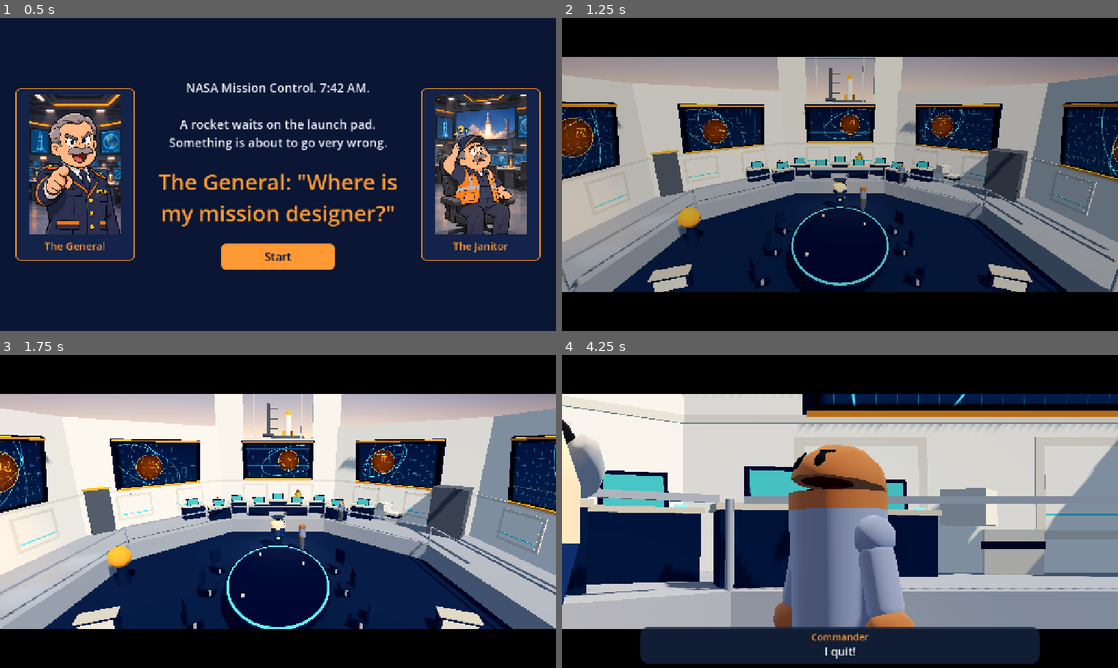
Above: before the commit, frames 1-4 (two rows, left to right).
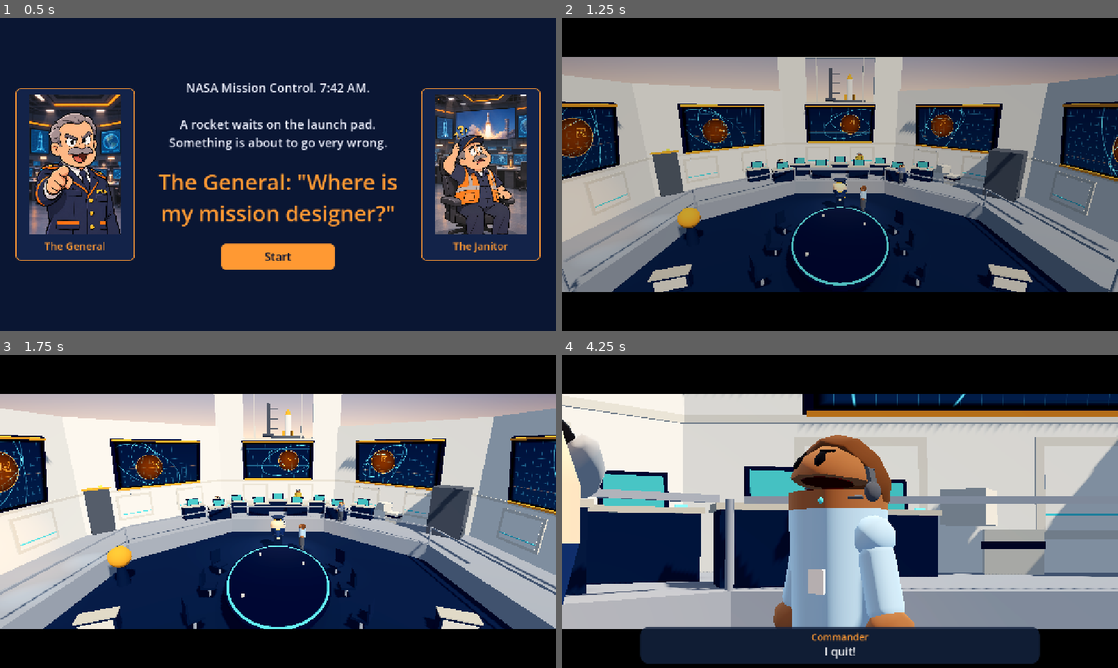
Above: after the commit, the same moments.

Repository: Kaleb-45/how-did-we-get-here
Game: Godot game, scene res://scenes/intro.tscn
Two runs of this game, one before a commit and one after it. Both use one fixed random seed, a clock stepped at 60 frames per second and the inputs below.
Inputs (mouse positions are in pixels of both pictures, inside the frame that each line leads up to):
- Up to frame 1 (0.5 s): no input
- Up to frame 2 (1.25 s): click "Start" at 0.5 s
- Up to frame 3 (1.75 s): move the mouse to (400, 495) at 1.27 s; hold D from 1.28 s (still down); tap E at 1.35 s; click (400, 495) at 1.42 s; tap Space at 1.52 s
- Up to frame 4 (4.25 s): tap Space at 1.82, 2.27, 2.57, 3.77, 4.07 s; move the mouse to (728, 527) at 2.02 s; release D at 2.03 s; hold S 2.03-2.78 s; tap Tab at 2.1, 3.6 s; move the mouse to (895, 442) at 2.77 s; hold D 2.78-3.53 s; tap E at 2.85 s; move the mouse to (812, 574) at 3.52 s; hold W from 3.53 s (still down); click (812, 574) at 3.67 s

Frame 1 is identical in both runs. In frame 2, less than 0.1% of the frame differs, in the area x 38-62%, y 42-58%; in frame 3, less than 0.1%; in frame 4, 8.3%, in the area x 39-62%, y 25-87%.
Error before the commit: Parse Error: Too many arguments for "add_mustache()" call. Expected at most 3 but received 4. (res://scripts/characters/character_janitor.gd:13)

Commit message:
Staff 1-3: short hair and headsets (shared staff script)
Co-Authored-By: Claude Opus 5.5 <noreply@anthropic.com>

Diff:
--- /dev/null
+++ b/materials/cloth_light_blue.tres
@@ -0,0 +1,6 @@
+[gd_resource type="StandardMaterial3D" format=3]
+
+[resource]
+albedo_color = Color(0.6118, 0.7686, 0.8941, 1)
+metallic_specular = 0.2
+roughness = 0.9
--- a/scenes/characters/commander.tscn
+++ b/scenes/characters/commander.tscn
@@ -2,10 +2,12 @@
 
 [ext_resource type="PackedScene" path="res://scenes/characters/character_base.tscn" id="1_base"]
 [ext_resource type="Material" path="res://materials/skin_dark.tres" id="m_skin"]
-[ext_resource type="Material" path="res://materials/cloth_commander_top.tres" id="m_top"]
+[ext_resource type="Material" path="res://materials/cloth_light_blue.tres" id="m_top"]
+[ext_resource type="Script" path="res://scripts/characters/character_commander.gd" id="2_s"]
 [ext_resource type="Material" path="res://materials/cloth_dark_gray.tres" id="m_bottom"]
 
 [node name="Character_Commander" instance=ExtResource("1_base")]
+script = ExtResource("2_s")
 height = 1.8
 top_width = 0.42
 bottom_width = 0.36
--- a/scenes/characters/staff1.tscn
+++ b/scenes/characters/staff1.tscn
@@ -1,14 +1,18 @@
 [gd_scene format=3]
 
 [ext_resource type="PackedScene" path="res://scenes/characters/character_base.tscn" id="1_base"]
+[ext_resource type="Script" path="res://scripts/characters/character_staff.gd" id="2_s"]
+[ext_resource type="Material" path="res://materials/hair_brown.tres" id="m_hair"]
 [ext_resource type="Material" path="res://materials/skin_light.tres" id="m_skin"]
 [ext_resource type="Material" path="res://materials/cloth_teal.tres" id="m_top"]
 [ext_resource type="Material" path="res://materials/cloth_dark_gray.tres" id="m_bottom"]
 
 [node name="Character_Staff1" instance=ExtResource("1_base")]
+script = ExtResource("2_s")
 height = 1.6
 top_width = 0.4
 bottom_width = 0.34
 skin_material = ExtResource("m_skin")
 top_material = ExtResource("m_top")
 bottom_material = ExtResource("m_bottom")
+hair_material = ExtResource("m_hair")
--- a/scenes/characters/staff2.tscn
+++ b/scenes/characters/staff2.tscn
@@ -1,14 +1,18 @@
 [gd_scene format=3]
 
 [ext_resource type="PackedScene" path="res://scenes/characters/character_base.tscn" id="1_base"]
+[ext_resource type="Script" path="res://scripts/characters/character_staff.gd" id="2_s"]
+[ext_resource type="Material" path="res://materials/hair_gray.tres" id="m_hair"]
 [ext_resource type="Material" path="res://materials/skin_dark.tres" id="m_skin"]
 [ext_resource type="Material" path="res://materials/cloth_mustard.tres" id="m_top"]
 [ext_resource type="Material" path="res://materials/cloth_dark_gray.tres" id="m_bottom"]
 
 [node name="Character_Staff2" instance=ExtResource("1_base")]
+script = ExtResource("2_s")
 height = 1.95
 top_width = 0.38
 bottom_width = 0.32
 skin_material = ExtResource("m_skin")
 top_material = ExtResource("m_top")
 bottom_material = ExtResource("m_bottom")
+hair_material = ExtResource("m_hair")
--- a/scenes/characters/staff3.tscn
+++ b/scenes/characters/staff3.tscn
@@ -1,14 +1,18 @@
 [gd_scene format=3]
 
 [ext_resource type="PackedScene" path="res://scenes/characters/character_base.tscn" id="1_base"]
+[ext_resource type="Script" path="res://scripts/characters/character_staff.gd" id="2_s"]
+[ext_resource type="Material" path="res://materials/hair_brown.tres" id="m_hair"]
 [ext_resource type="Material" path="res://materials/skin_medium.tres" id="m_skin"]
 [ext_resource type="Material" path="res://materials/cloth_slate.tres" id="m_top"]
 [ext_resource type="Material" path="res://materials/cloth_dark_gray.tres" id="m_bottom"]
 
 [node name="Character_Staff3" instance=ExtResource("1_base")]
+script = ExtResource("2_s")
 height = 1.45
 top_width = 0.4
 bottom_width = 0.36
 skin_material = ExtResource("m_skin")
 top_material = ExtResource("m_top")
 bottom_material = ExtResource("m_bottom")
+hair_material = ExtResource("m_hair")
--- a/scripts/characters/character_base.gd
+++ b/scripts/characters/character_base.gd
@@ -643,8 +643,9 @@
 # Two gray mustache halves just above the mouth line (they ride on the lid, so the
 # mustache lifts with the top lip when the person talks).
 # "size" 1.0 is normal; 1.5 is large and droopy. "spread" is how far apart the
-# two halves are (smaller = they meet in the middle).
-func add_mustache(size: float, spread: float = 0.3, yf: float = 0.17) -> void:
+# two halves are (smaller = they meet in the middle). "droop" makes the outer ends
+# hang DOWN (a walrus mustache) instead of curling up.
+func add_mustache(size: float, spread: float = 0.3, yf: float = 0.17, droop: bool = false) -> void:
 	var mat: Material = load("res://materials/hair_gray.tres")
 	for side in [-1, 1]:
 		var m := SphereMesh.new()
@@ -654,7 +655,7 @@
 		m.rings = 4
 		var node := _add(lid, m, mat, dome_point(side * spread * size, yf, 0.0))
 		node.basis = dome_basis(side * spread * size, yf) \
-			* Basis(Vector3.BACK, side * 0.35 * size) \
+			* Basis(Vector3.BACK, side * (-0.3 if droop else 0.35 * size)) \
 			* Basis.from_scale(Vector3(0.42, 0.14 * size, 0.14) * top_r * Vector3(size, 1, 1))
 
 
--- /dev/null
+++ b/scripts/characters/character_commander.gd
@@ -0,0 +1,14 @@
+@tool
+# The Commander: light blue shirt, short brown hair, a headset and a white ID badge.
+extends "res://scripts/characters/character_base.gd"
+
+
+func _build_extras() -> void:
+	# Short brown hair (a cap on the lid, tipped back so the forehead shows).
+	add_hair_cap(load("res://materials/hair_brown.tres"), 0.8, 1.05)
+	# Headset on the head.
+	add_headset()
+	# White ID badge on the chest (the person's left side).
+	var badge := BoxMesh.new()
+	badge.size = Vector3(0.07, 0.095, 0.02)
+	add_on_body(badge, load("res://materials/cloth_labcoat_white.tres"), shoulder_y - 0.17, -top_r * 0.42, 0.012)
--- /dev/null
+++ b/scripts/characters/character_staff.gd
@@ -0,0 +1,16 @@
+@tool
+# A Staff member (Staff 1, 2, 3 share this script): short hair and a headset.
+# The shirt colour, skin and hair colour are set in each staff scene file.
+extends "res://scripts/characters/character_base.gd"
+
+# The hair colour (pick a hair_ material from res://materials).
+@export var hair_material: Material:
+	set(v):
+		hair_material = v
+		_queue_rebuild()
+
+
+func _build_extras() -> void:
+	var hair: Material = hair_material if hair_material else load("res://materials/hair_brown.tres")
+	add_hair_cap(hair, 0.8, 1.05)
+	add_headset()
